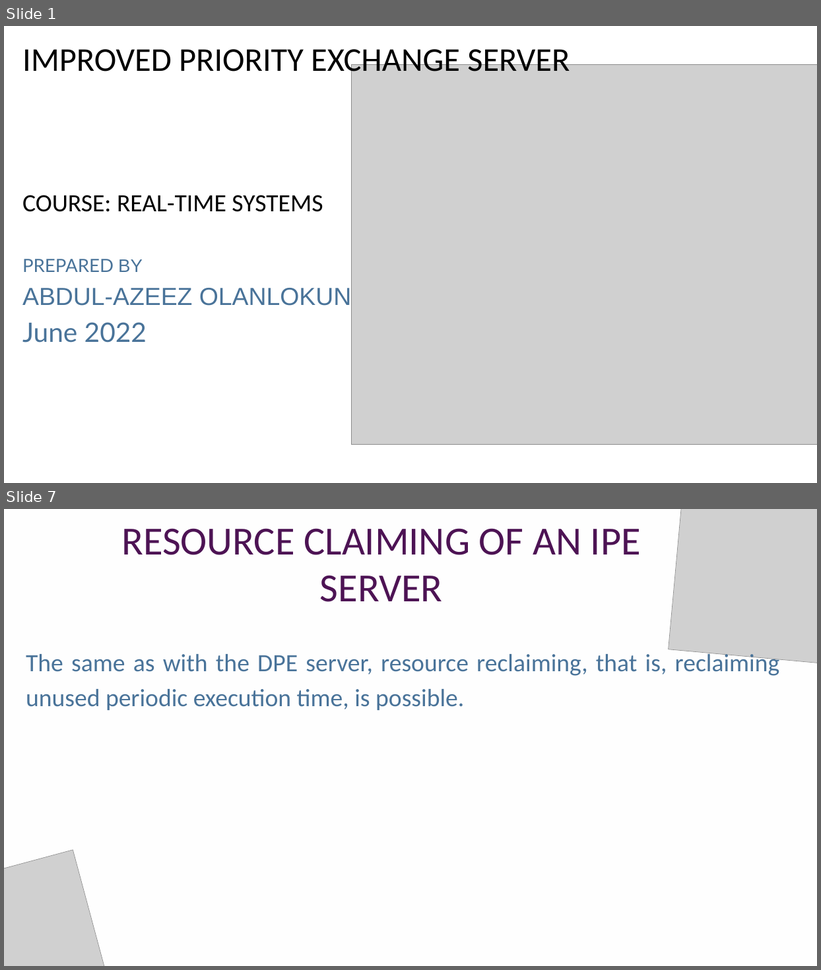
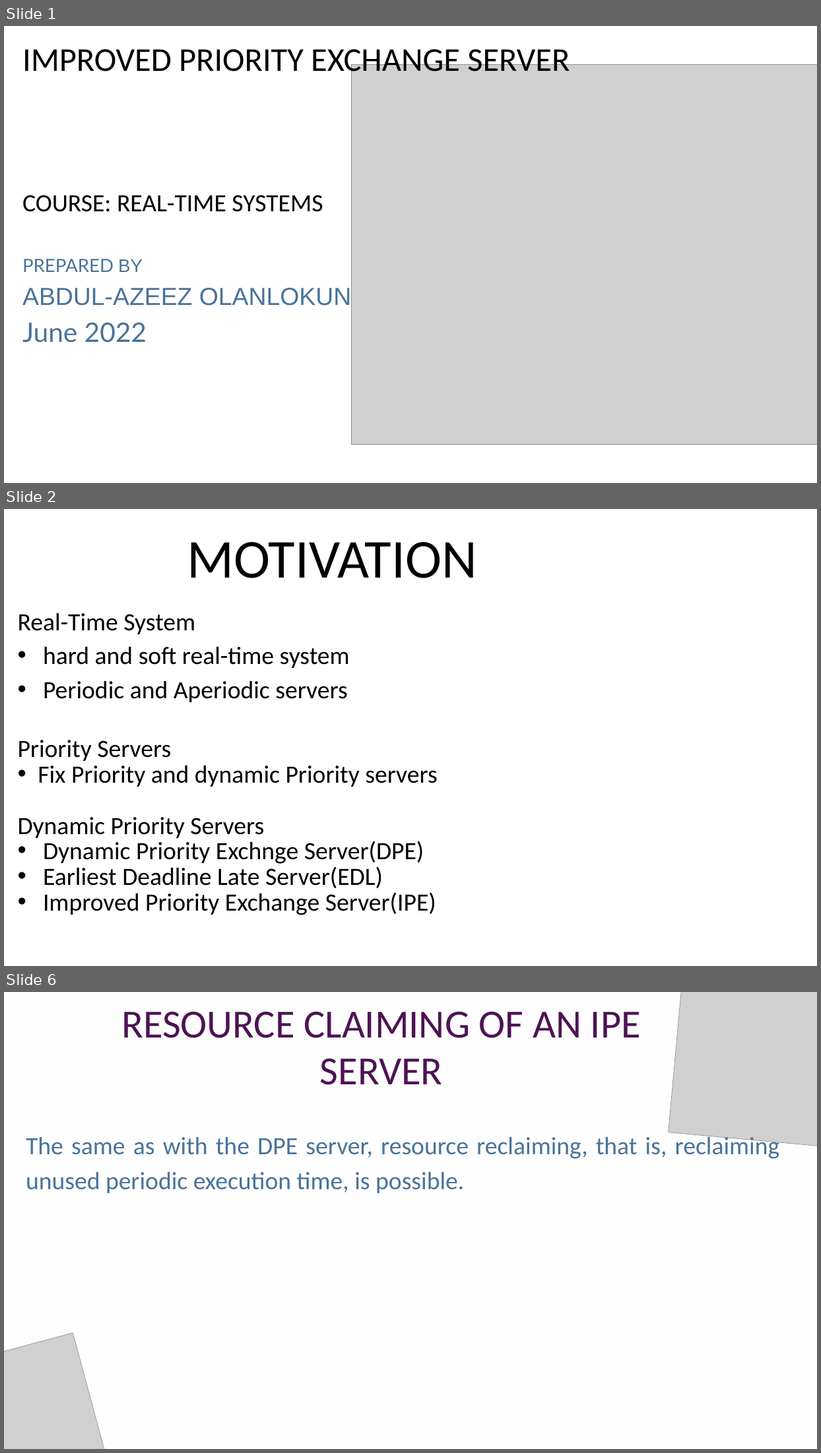
Before and after one commit to DrLeozeez/Real-Time-Systems, a slide deck: Improved Priority Exchange Server/Presentation Slide/IMPROVED PRIORITY EXCHANGE SERVER.pptx. Shown one above the other, each under a label of ours: slides 1 and 7 before the commit, slides 1, 2 and 6 after it; the slides between them are not shown. The pictures are 821x970 and 821x1453 pixels, drawn with LibreOffice and Linux fonts; fonts in the diff are those of the drawing; grey boxes stand for pictures. Boxes give left, top, right and bottom in pixels: in the first picture for what was removed or moved away, otherwise in the second. Text is boxed around its words. In the diff, an @@ line names an element or a change of style, - is before the commit and + after.

```diff
--- a/Improved Priority Exchange Server/Presentation Slide/IMPROVED PRIORITY EXCHANGE SERVER.pptx
+++ b/Improved Priority Exchange Server/Presentation Slide/IMPROVED PRIORITY EXCHANGE SERVER.pptx
@@ slide 2 added at (4, 509, 817, 966), background #FFFFFF @@
@@ text added at (187, 542, 477, 578), 97.1 pt, text #000000 @@
+MOTIVATION
@@ text added at (18, 613, 437, 916), 44 pt, text #000000 @@
+Real-Time System
+• hard and soft real-time system
+• Periodic and Aperiodic servers
+Priority Servers
+• Fix Priority and dynamic Priority servers
+Dynamic Priority Servers
+• Dynamic Priority Exchnge Server(DPE)
+• Earliest Deadline Late Server(EDL)
+• Improved Priority Exchange Server(IPE)
@@ what was slide 7 is now slide 6 @@
```
Also in this commit, not shown: 6 slides changed, 2 slides removed.
